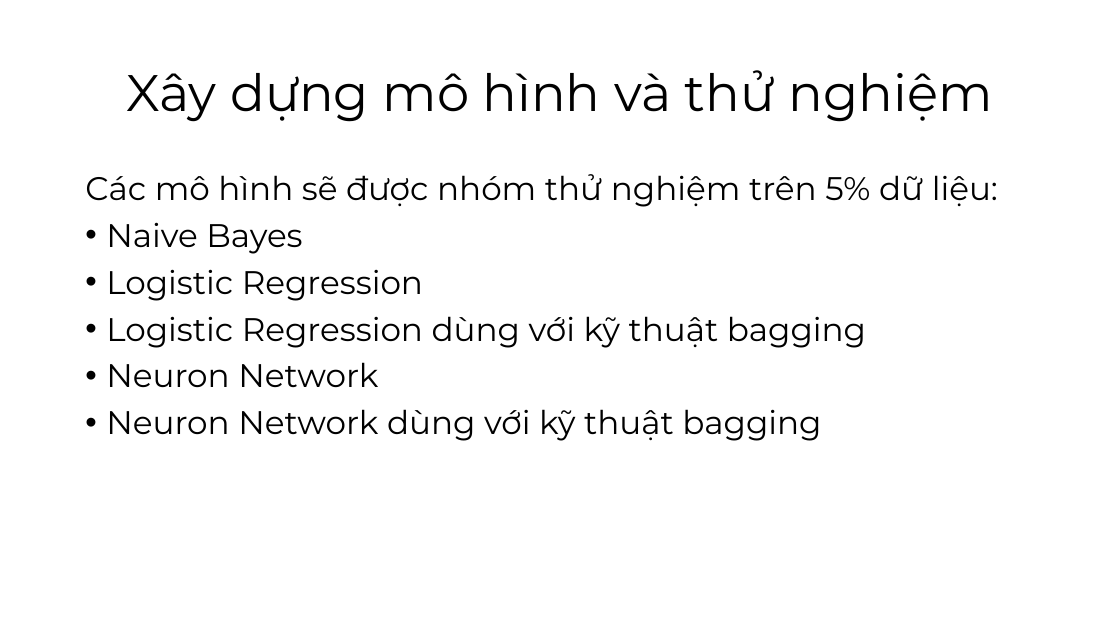
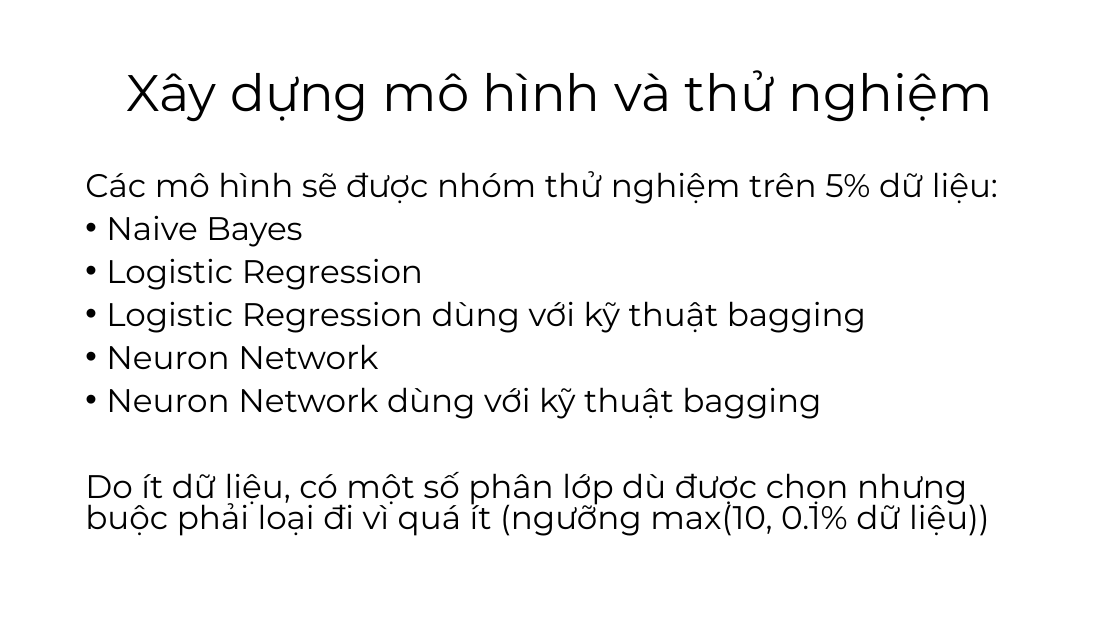
Before and after one commit to vlozg/DoAn_CuoiKy_DataScience, a slide deck: slide 29 of Slide.pptx. Drawn at 1120x630 pixels with LibreOffice and Linux fonts; fonts in the diff are those of the drawing. Boxes give left, top, right and bottom in pixels: in the first picture for what was removed or moved away, otherwise in the second. Text is boxed around its words. In the diff, an @@ line names an element or a change of style, - is before the commit and + after.

```diff
--- a/Slide.pptx
+++ b/Slide.pptx
@@ text at (85,171,998,419): line spacing 0.9 to 0.8 @@
@@ text at (85,472,990,536): paragraph added @@
+Do ít dữ liệu, có một số phân lớp dù được chọn nhưng buộc phải loại đi vì quá ít (ngưỡng max(10, 0.1% dữ liệu))
```
Also in this commit, not shown: 4 other slides changed, 15 slides added, 2 slides removed, 2 other files.
